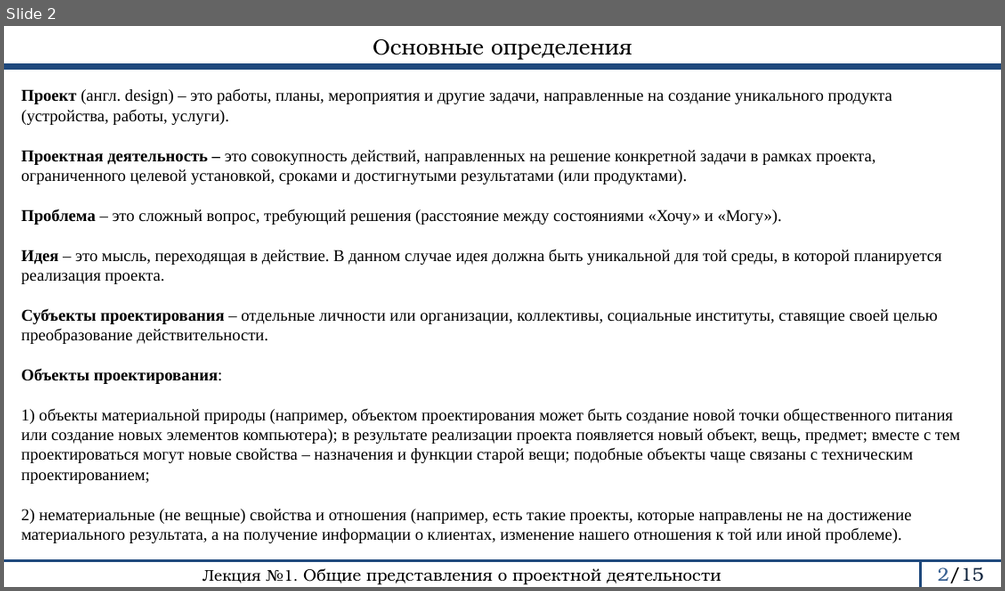
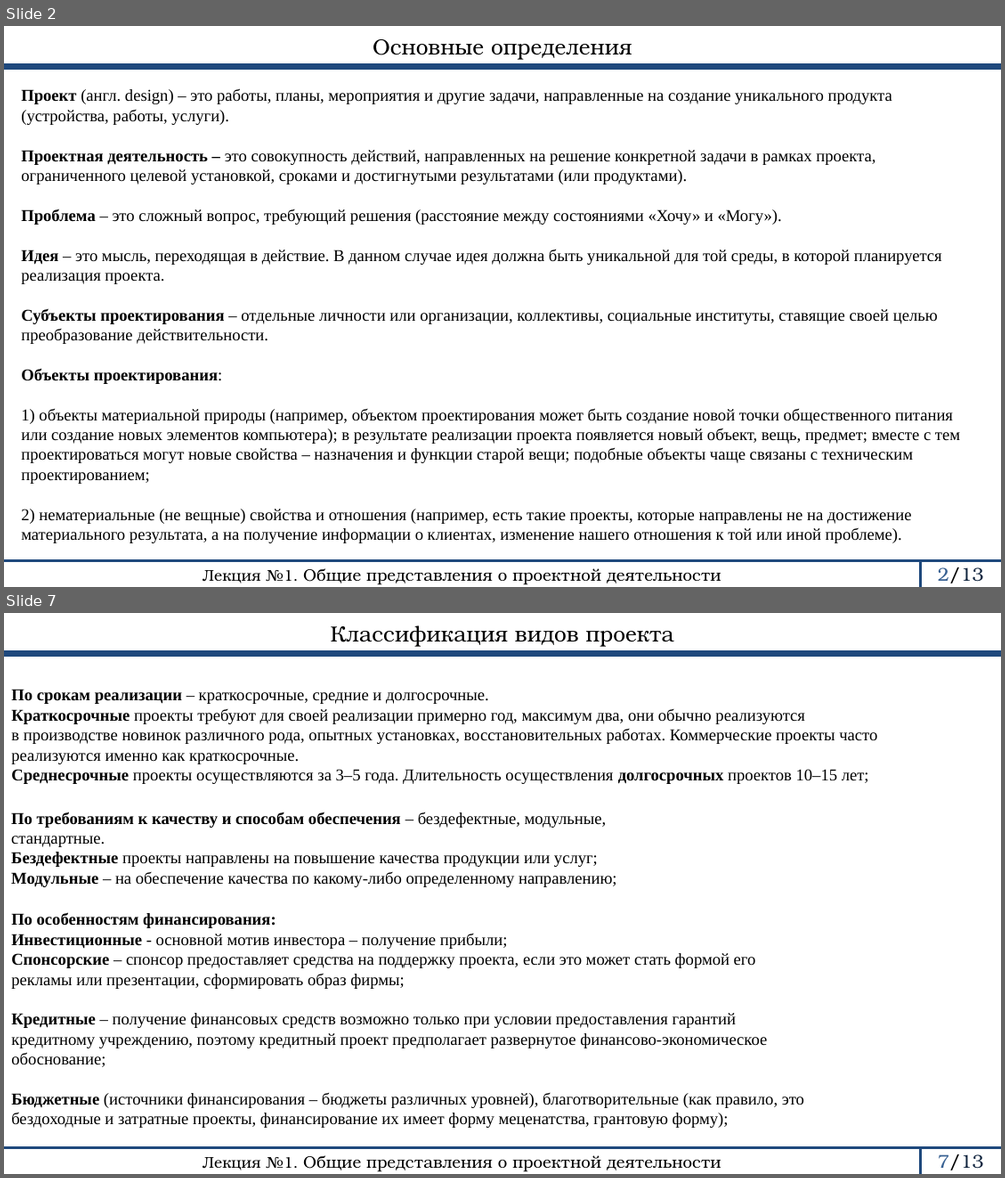
Before and after one commit to rustam-mansurov/cats, a slide deck: Лекции/ОПД/ОПД_2024_МансуровРР/Лекции/ОПД 1 лекция.pptx. Shown one above the other, each under a label of ours: slide 2 before the commit, slides 2 and 7 after it; the slides between them are not shown. The pictures are 1005x591 and 1005x1178 pixels, drawn with LibreOffice and Linux fonts; fonts in the diff are those of the drawing. Boxes give left, top, right and bottom in pixels: in the first picture for what was removed or moved away, otherwise in the second. Text is boxed around its words. In the diff, an @@ line names an element or a change of style, - is before the commit and + after.

```diff
--- a/Лекции/ОПД/ОПД_2024_МансуровРР/Лекции/ОПД 1 лекция.pptx
+++ b/Лекции/ОПД/ОПД_2024_МансуровРР/Лекции/ОПД 1 лекция.pptx
@@ slide 7 added at [4,613,1001,1174], background #FFFFFF @@
@@ text added at [331,625,674,647], 21 pt, text #000000 @@
+Классификация видов проекта
@@ line added from (4, 653) to (1001, 653), #1F497D 6 pt @@
@@ title added at [11,689,877,784], 16 pt, text #000000 @@
+По срокам реализации – краткосрочные, средние и долгосрочные.
+Краткосрочные проекты требуют для своей реализации примерно год, максимум два, они обычно реализуются
+в производстве новинок различного рода, опытных установках, восстановительных работах. Коммерческие проекты часто реализуются именно как краткосрочные.
+Среднесрочные проекты осуществляются за 3–5 года. Длительность осуществления долгосрочных проектов 10–15 лет;
@@ text added at [11,811,617,887], 16 pt, text #000000 @@
+По требованиям к качеству и способам обеспечения – бездефектные, модульные, стандартные.
+Бездефектные проекты направлены на повышение качества продукции или услуг;
+Модульные – на обеспечение качества по какому-либо определенному направлению;
@@ text added at [11,912,804,1127], 16 pt, text #000000 @@
+По особенностям финансирования:
+Инвестиционные - основной мотив инвестора – получение прибыли;
+Спонсорские – спонсор предоставляет средства на поддержку проекта, если это может стать формой его рекламы или презентации, сформировать образ фирмы;
+Кредитные – получение финансовых средств возможно только при условии предоставления гарантий кредитному учреждению, поэтому кредитный проект предполагает развернутое финансово-экономическое обоснование;
+Бюджетные (источники финансирования – бюджеты различных уровней), благотворительные (как правило, это бездоходные и затратные проекты, финансирование их имеет форму меценатства, грантовую форму);
@@ line added from (4, 1148) to (1001, 1148), #1F497D 2.25 pt @@
@@ text added at [202,1155,721,1172], 16 pt, text #000000 @@
+Лекция №1. Общие представления о проектной деятельности
@@ line added from (921, 1174) to (921, 1148), #1F497D 2.25 pt @@
@@ page number added at [938,1154,984,1170], 18 pt, text #0F243E @@
+7/13
@@ page number at [938,567,984,583]: text changed @@
-2/15
+2/13
```
Also in this commit, not shown: 7 slides changed, 3 other slides added, 7 slides removed, 6 other files.
